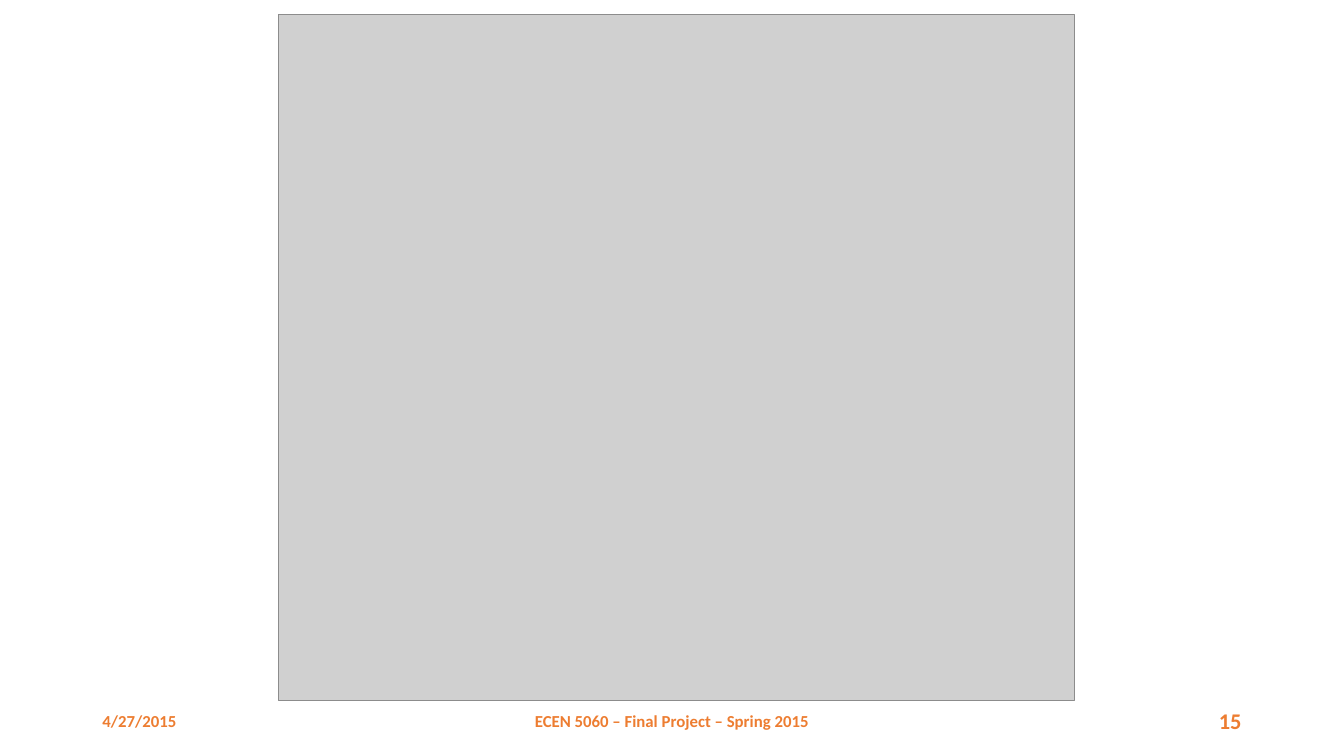
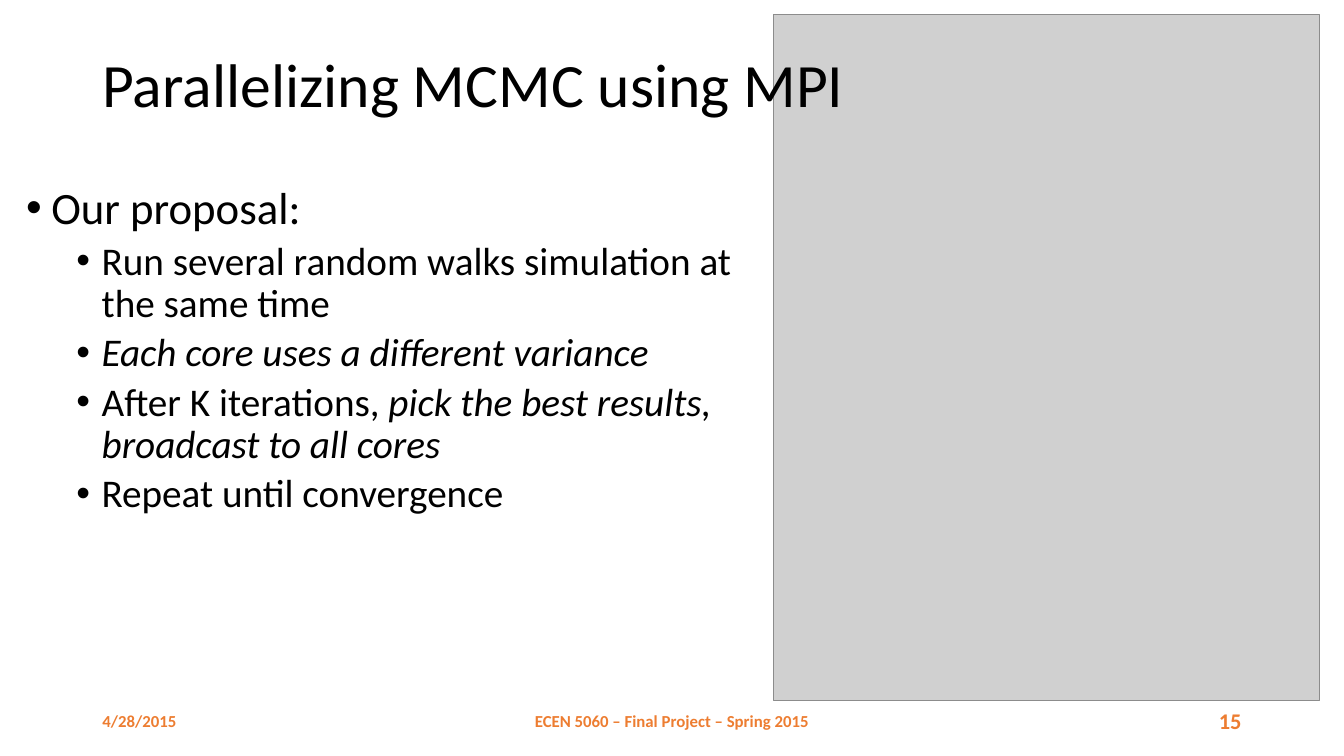
Before and after one commit to danhtuan/jdmcmc-mpi, a slide deck: slide 15 of report/Parallel MCMC.pptx. Drawn at 1344x756 pixels with LibreOffice and Linux fonts; fonts in the diff are those of the drawing; grey boxes stand for pictures; background and template pictures are left out. Boxes give left, top, right and bottom in pixels: in the first picture for what was removed or moved away, otherwise in the second. Text is boxed around its words. In the diff, an @@ line names an element or a change of style, - is before the commit and + after.

```diff
--- a/report/Parallel MCMC.pptx
+++ b/report/Parallel MCMC.pptx
@@ picture: place and size @@
-picture at bbox=[278, 15, 1074, 702]
+picture at bbox=[773, 15, 1320, 702]
@@ title added at bbox=[102, 56, 844, 122], 44 pt, text #000000 @@
+Parallelizing MCMC using MPI
@@ text added at bbox=[51, 193, 731, 514], 28 pt, text #000000 @@
+• Our proposal:
+  • Run several random walks simulation at the same time
+  • Each core uses a different variance
+  • After K iterations, pick the best results, broadcast to all cores
+  • Repeat until convergence
@@ text at bbox=[102, 715, 176, 728]: text changed @@
-4/27/2015
+4/28/2015
```
Also in this commit, not shown: 31 other slides changed, 2 slides added, 1 slide removed.
